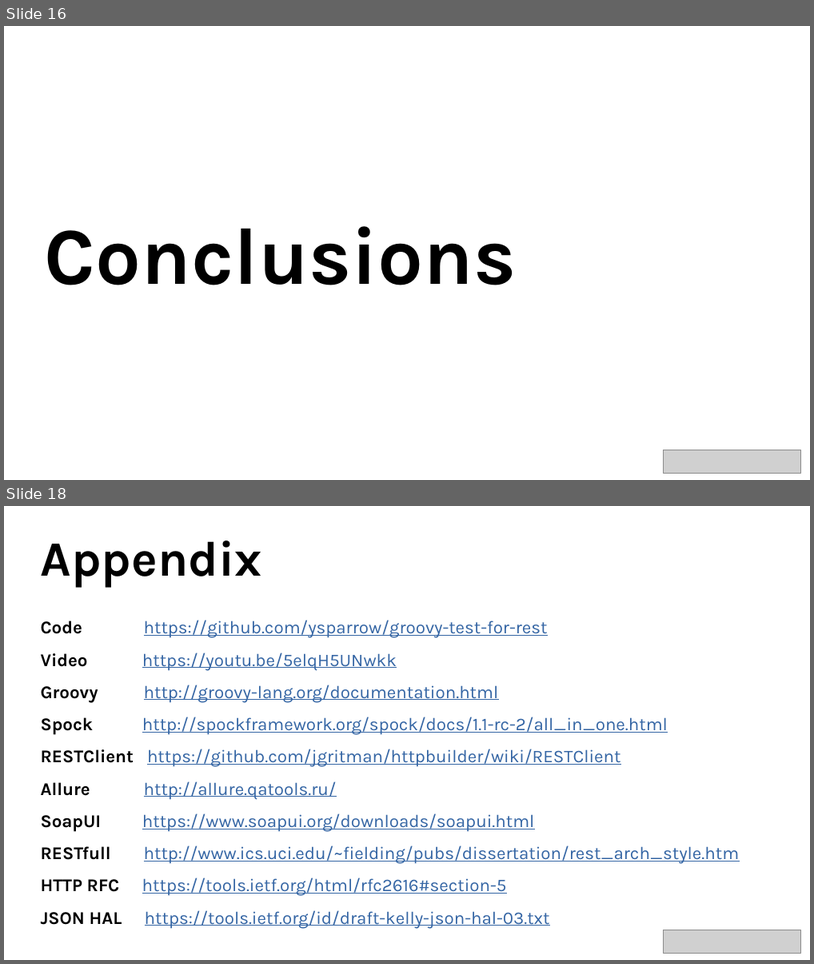
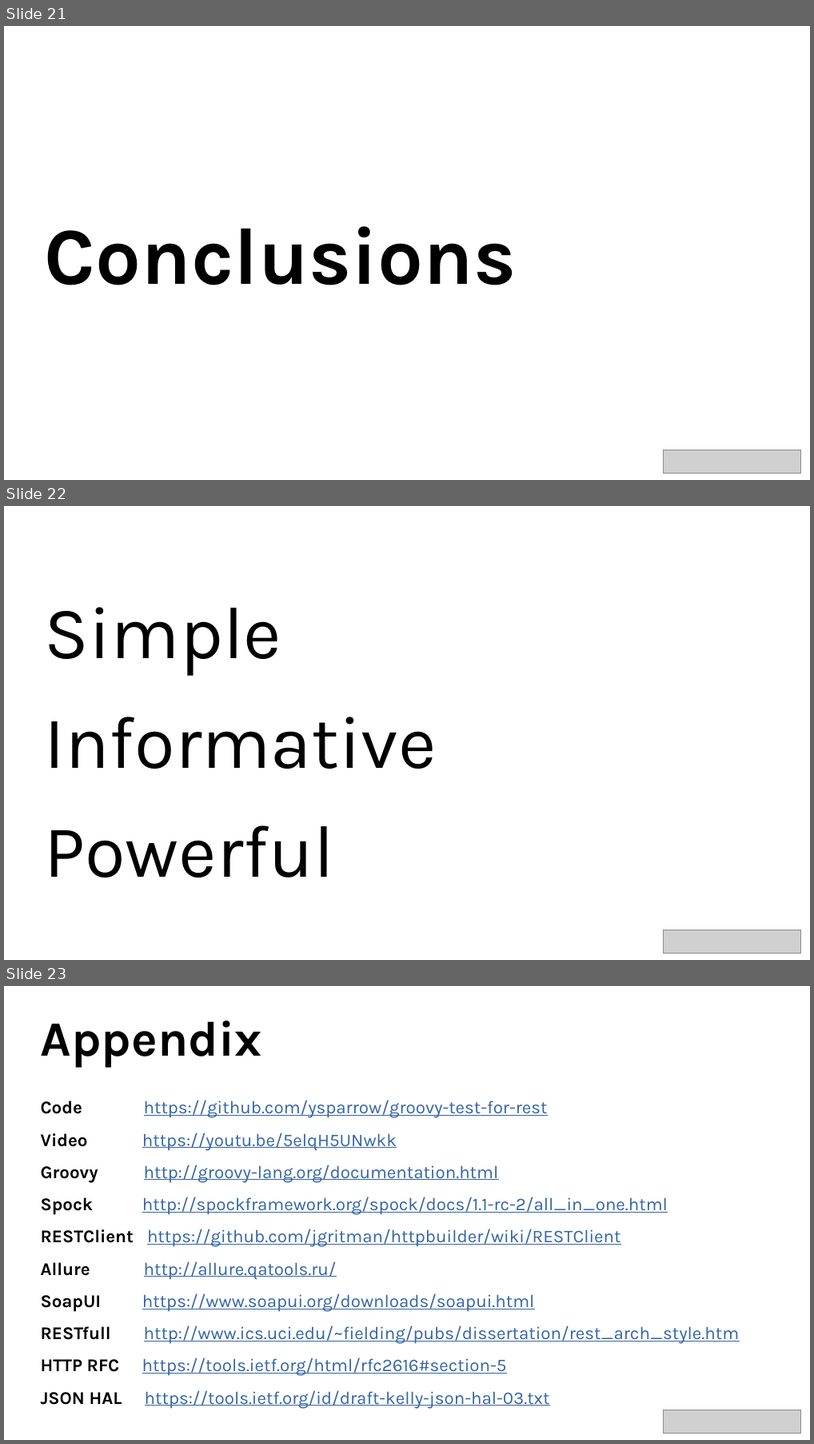
Before and after one commit to ysparrow/groovy-test-for-rest, a slide deck: FabulousTestsWithSpockAndGroovy.odp. Shown one above the other, each under a label of ours: slides 16 and 18 before the commit, slides 21, 22 and 23 after it; the slides between them are not shown. The pictures are 814x964 and 814x1444 pixels, drawn with LibreOffice and Linux fonts; fonts in the diff are those of the drawing; grey boxes stand for pictures. Boxes give left, top, right and bottom in pixels: in the first picture for what was removed or moved away, otherwise in the second. Text is boxed around its words. In the diff, an @@ line names an element or a change of style, - is before the commit and + after.

```diff
--- a/FabulousTestsWithSpockAndGroovy.odp
+++ b/FabulousTestsWithSpockAndGroovy.odp
@@ slide 22 added at bbox=[4, 506, 810, 960], background #FFFFFF @@
@@ text added at bbox=[44, 607, 436, 877], 66 pt, text #000000 @@
+Simple
+Informative
+Powerful
@@ picture added at bbox=[664, 929, 801, 952] @@
@@ what was slide 16 is now slide 21 @@
@@ what was slide 18 is now slide 23 @@
```
Also in this commit, not shown: 2 slides changed, 6 other slides added, 2 slides removed, 8 other files.
